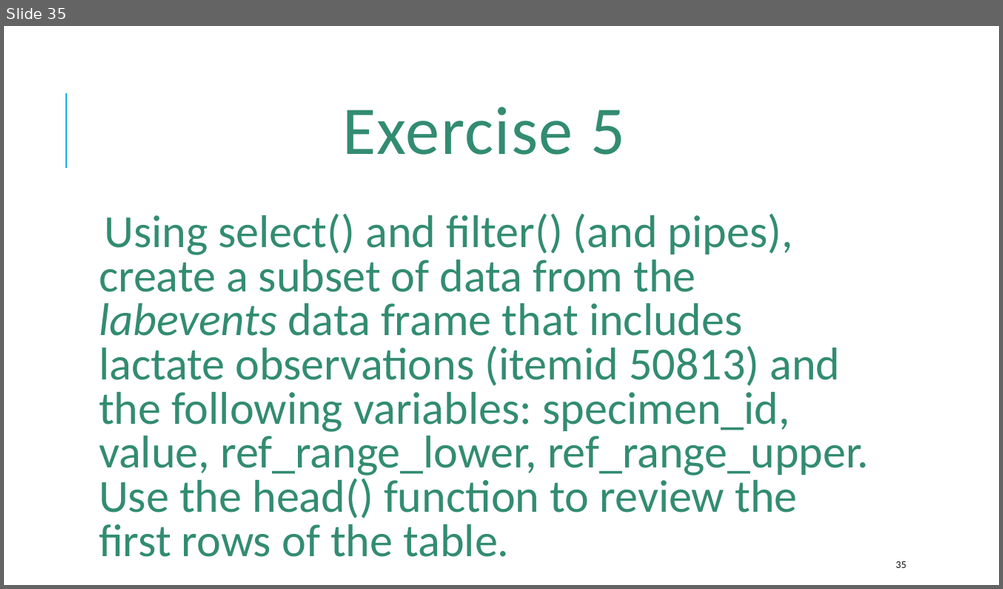
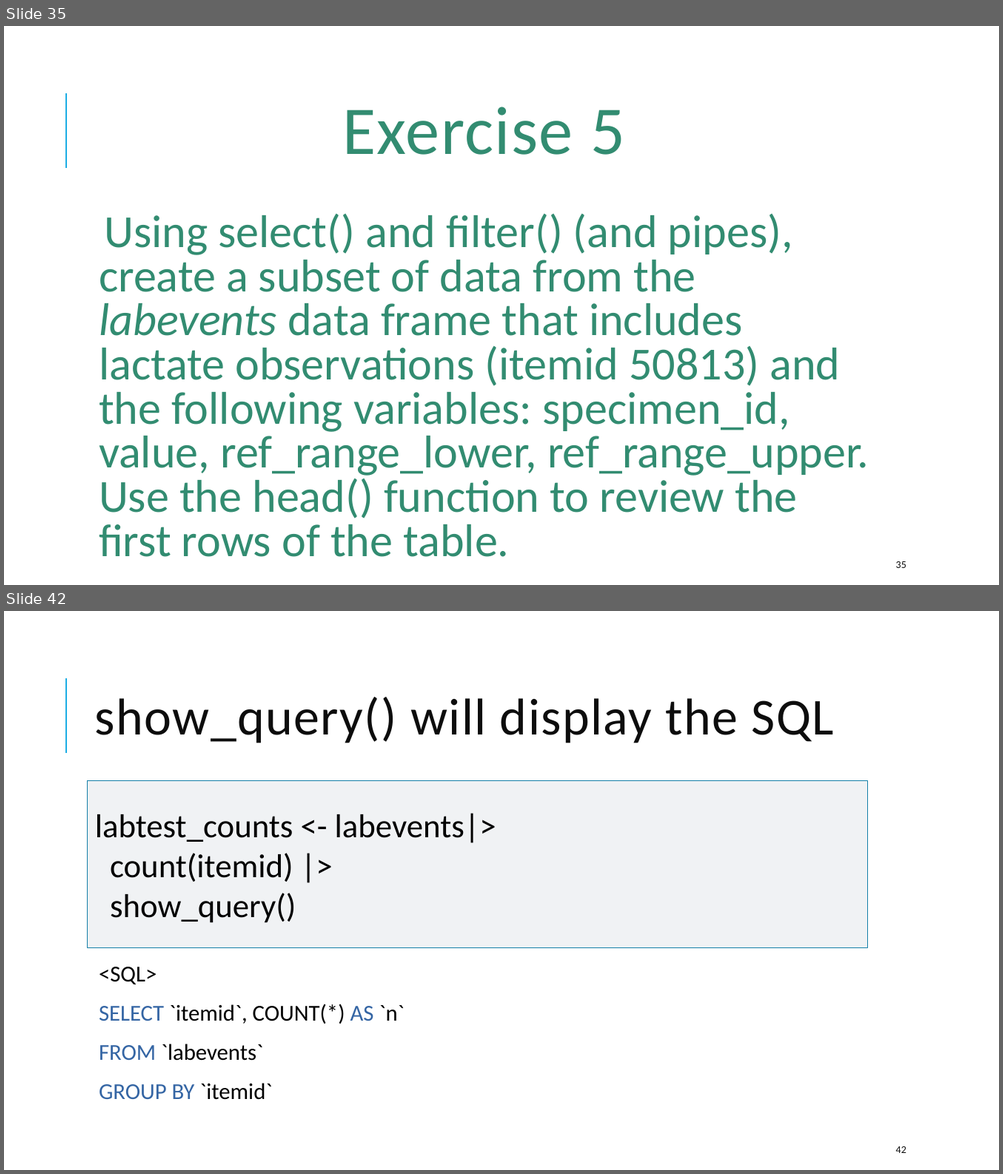
Before and after one commit to amromeo/api_r_int_db_24, a slide deck: presentations/02 - Databases with R.pptx. Shown one above the other, each under a label of ours: slide 35 before the commit, slides 35 and 42 after it; the slides between them are not shown. The pictures are 1003x589 and 1003x1174 pixels, drawn with LibreOffice and Linux fonts; fonts in the diff are those of the drawing. Boxes give left, top, right and bottom in pixels: in the first picture for what was removed or moved away, otherwise in the second. Text is boxed around its words. In the diff, an @@ line names an element or a change of style, - is before the commit and + after.

```diff
--- a/presentations/02 - Databases with R.pptx
+++ b/presentations/02 - Databases with R.pptx
@@ slide 42 added at (x1=4, y1=611, x2=999, y2=1170), background #FFFFFF; not listed: 1 template element that a slide beside it also shows @@
@@ title added at (x1=95, y1=697, x2=834, y2=743), 50 pt, text #0D0D0D @@
+show_query() will display the SQL
@@ rectangle added at (x1=88, y1=781, x2=868, y2=948), fill #F0F2F4, outline #1580A9 0.75 pt, 32 pt, text #000000 @@
+labtest_counts <- labevents|>
+count(itemid) |>
+show_query()
@@ text added at (x1=99, y1=967, x2=404, y2=1100), 22 pt, text #000000 @@
+  <SQL>
+  SELECT `itemid`, COUNT(*) AS `n`
+  FROM `labevents`
+  GROUP BY `itemid`
@@ page number added at (x1=896, y1=1147, x2=906, y2=1153), 10 pt, text #0D0D0D @@
+42
```
Also in this commit, not shown: 3 slides changed, 8 other slides added, 1 slide removed, 1 other file.
